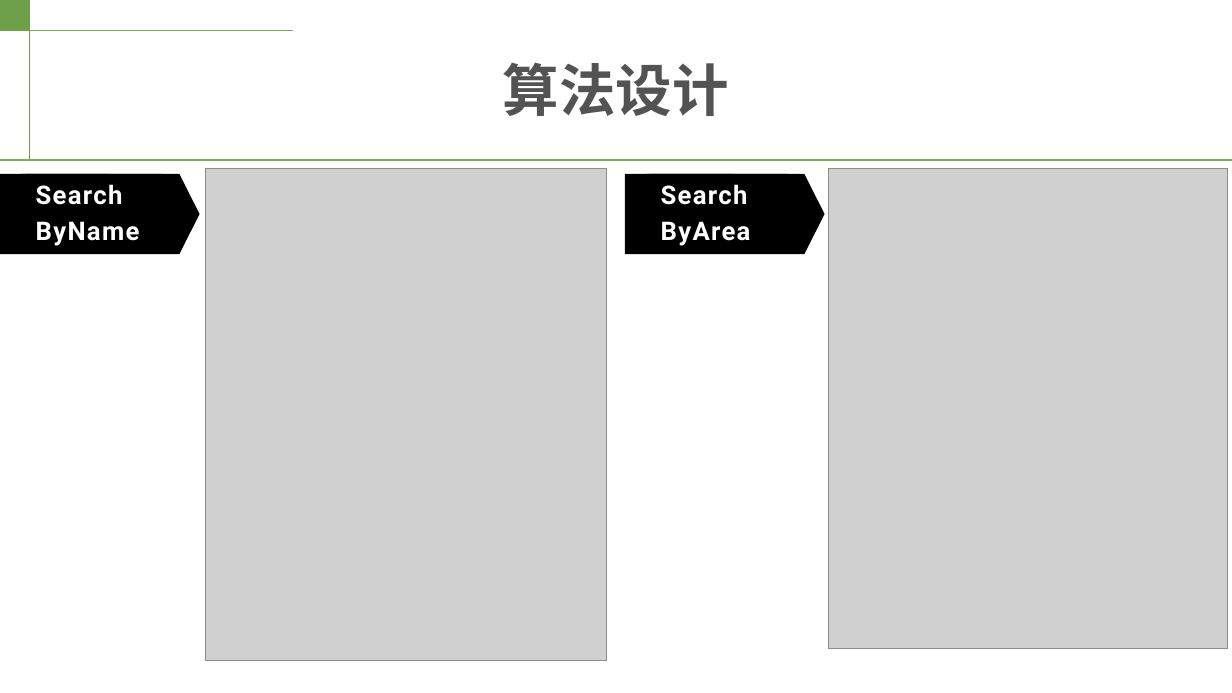
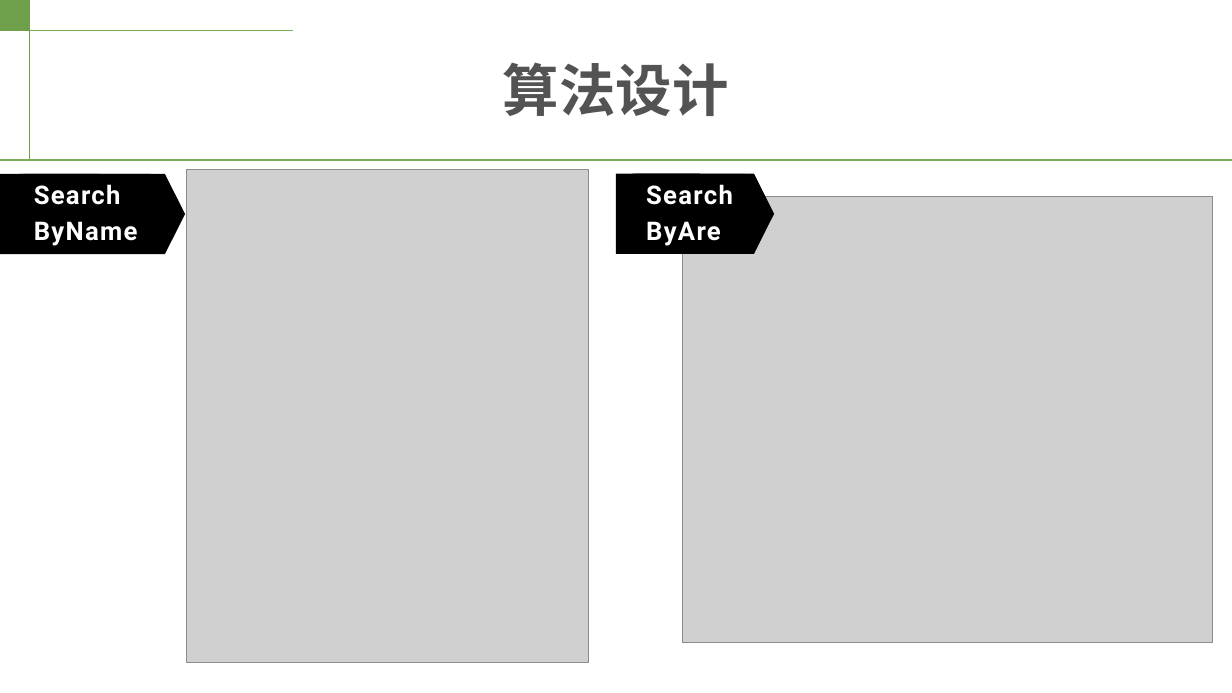
Before and after one commit to Erewhon-Lucy/BPLP_demo, a slide deck: slide 13 of 把你们的感想扔到这里/不向C语言低头小组.pptx (slide 12 before the commit). Drawn at 1232x693 pixels with LibreOffice and Linux fonts; fonts in the diff are those of the drawing; grey boxes stand for pictures. Boxes give left, top, right and bottom in pixels: in the first picture for what was removed or moved away, otherwise in the second. Text is boxed around its words. In the diff, an @@ line names an element or a change of style, - is before the commit and + after.

```diff
--- a/把你们的感想扔到这里/不向C语言低头小组.pptx
+++ b/把你们的感想扔到这里/不向C语言低头小组.pptx
@@ pentagon arrow: place and size @@
-pentagon arrow at box(0, 174, 200, 254)
+pentagon arrow at box(0, 174, 185, 254)
@@ pentagon arrow: place and size @@
-pentagon arrow at box(21, 174, 115, 201)
+pentagon arrow at box(19, 174, 106, 201)
@@ rectangle "Search": place and size @@
-rectangle "Search" at box(27, 174, 163, 213)
+rectangle "Search" at box(25, 174, 152, 213)
@@ picture: place and size @@
-picture at box(205, 168, 607, 661)
+picture at box(187, 170, 589, 663)
@@ pentagon arrow: place and size @@
-pentagon arrow at box(625, 174, 824, 254)
+pentagon arrow at box(616, 174, 775, 254)
@@ pentagon arrow: place and size @@
-pentagon arrow at box(646, 174, 739, 201)
+pentagon arrow at box(633, 174, 707, 201)
@@ rectangle "Search": place and size @@
-rectangle "Search" at box(652, 174, 787, 213)
+rectangle "Search" at box(637, 174, 745, 213)
@@ picture: place and size @@
-picture at box(829, 168, 1227, 649)
+picture at box(682, 197, 1213, 643)
```
Also in this commit, not shown: 6 slides added, 2 other files.
